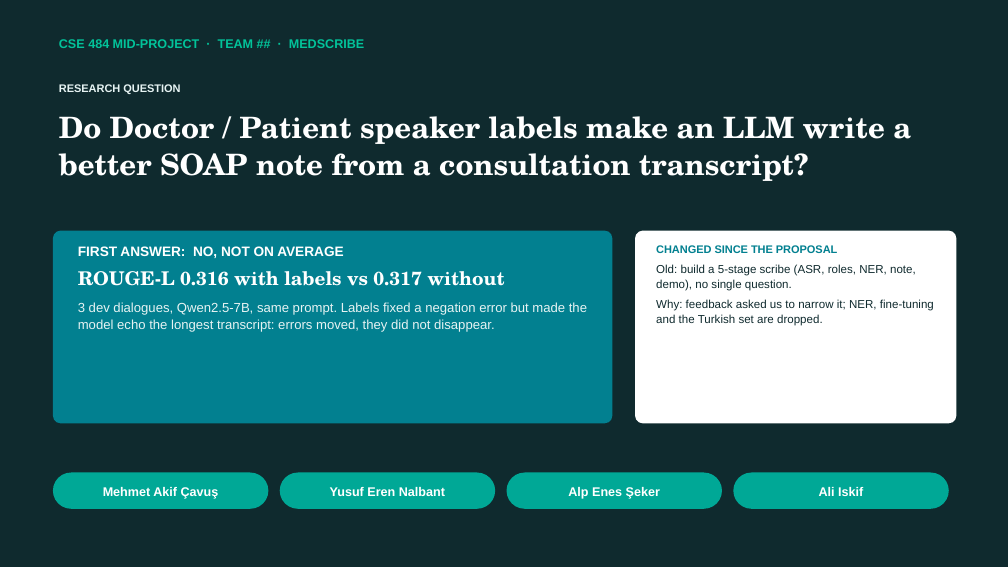
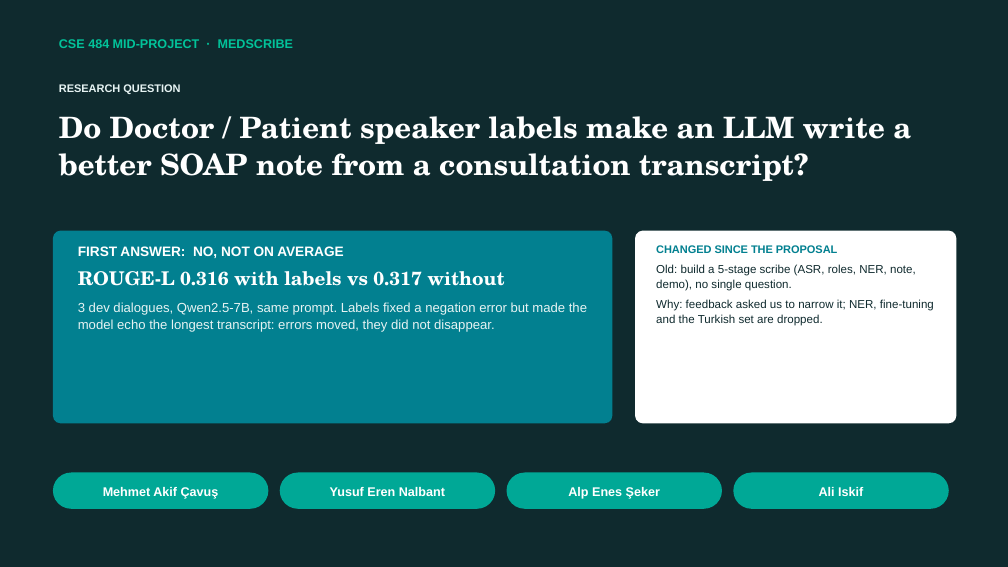
Before and after one commit to Pikseel/medscribe, a slide deck: slide 1 of results/medscribe_midproject.pptx. Drawn at 1008x567 pixels with LibreOffice and Linux fonts; fonts in the diff are those of the drawing. Boxes give left, top, right and bottom in pixels: in the first picture for what was removed or moved away, otherwise in the second. Text is boxed around its words. In the diff, an @@ line names an element or a change of style, - is before the commit and + after.

```diff
--- a/results/medscribe_midproject.pptx
+++ b/results/medscribe_midproject.pptx
@@ text at [59,39,293,48]: text changed @@
-CSE 484 MID-PROJECT · TEAM ## · MEDSCRIBE
+CSE 484 MID-PROJECT · MEDSCRIBE
```
Also in this commit, not shown: 8 other slides changed, 3 other files.
